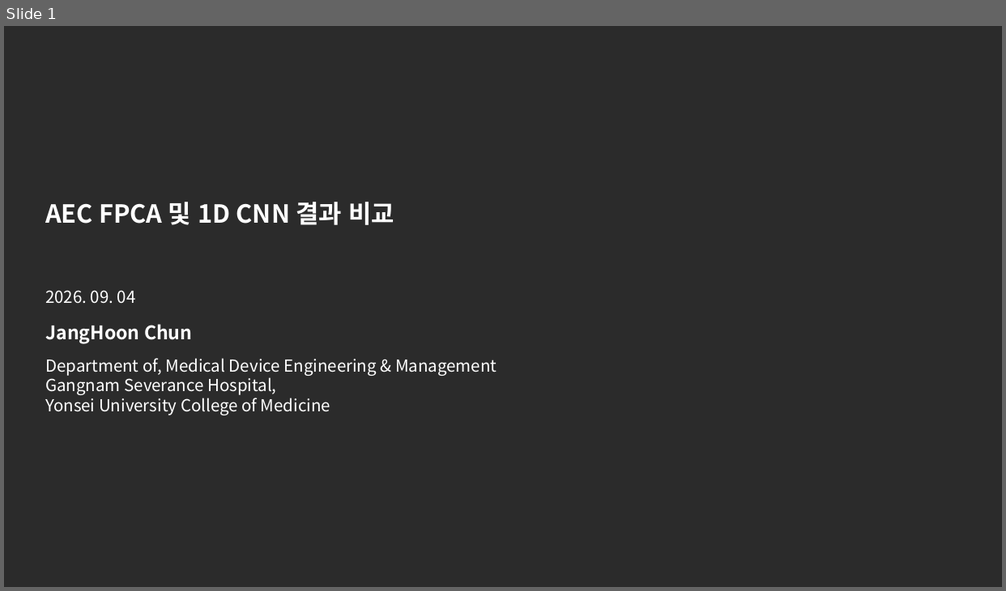
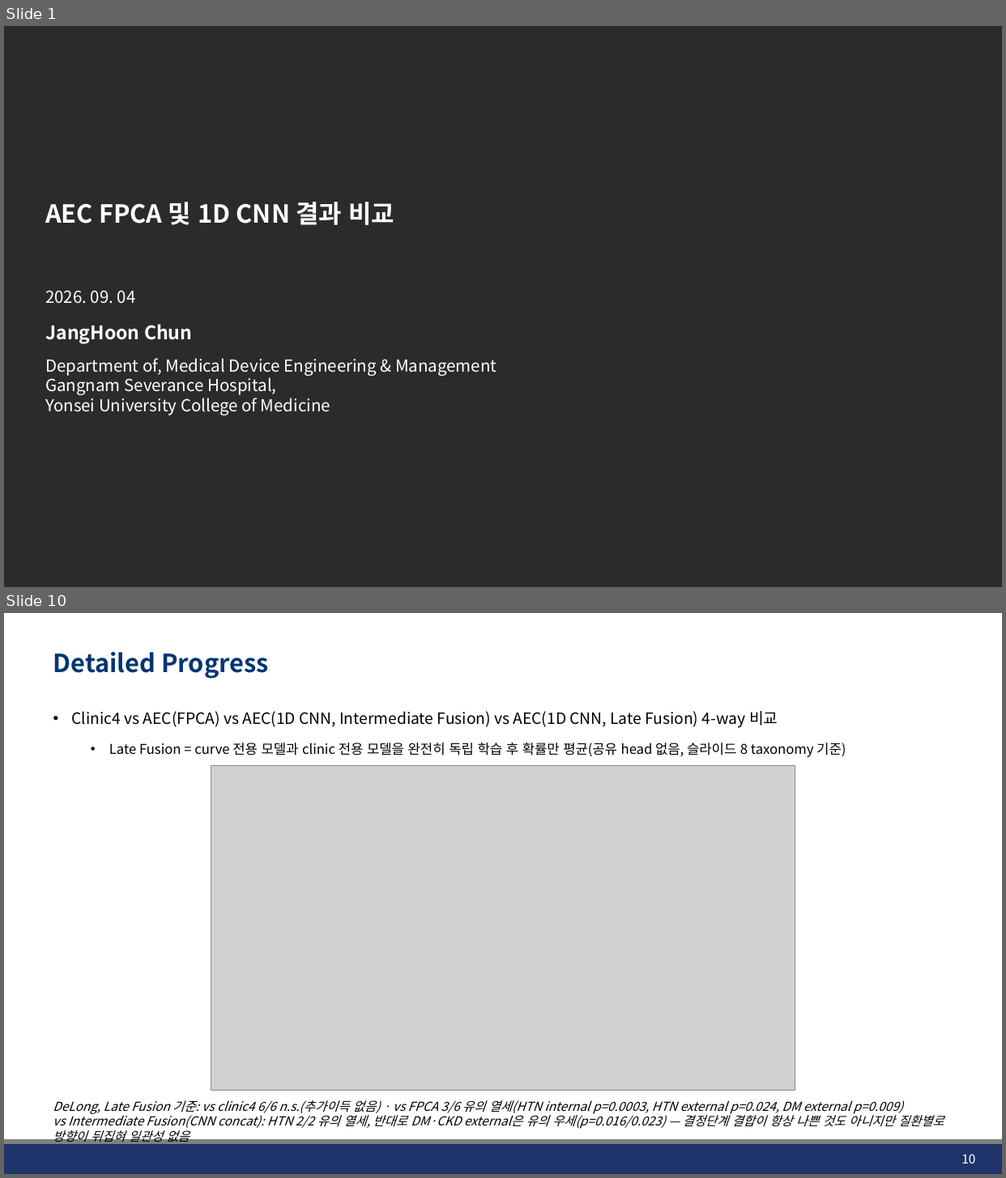
Before and after one commit to JHWannabe/Clinical_Study, a slide deck: docs/260904_AEC FPCA 및 1D CNN 결과 비교.pptx. Shown one above the other, each under a label of ours: slide 1 before the commit, slides 1 and 10 after it; the slides between them are not shown. The pictures are 1006x591 and 1006x1178 pixels, drawn with LibreOffice and Linux fonts; fonts in the diff are those of the drawing; grey boxes stand for pictures; background and template pictures are left out; a plain dark background stands for a picture behind light text. Boxes give left, top, right and bottom in pixels: in the first picture for what was removed or moved away, otherwise in the second. Text is boxed around its words. In the diff, an @@ line names an element or a change of style, - is before the commit and + after.

```diff
--- a/docs/260904_AEC FPCA 및 1D CNN 결과 비교.pptx
+++ b/docs/260904_AEC FPCA 및 1D CNN 결과 비교.pptx
@@ slide 10 added at (x1=4, y1=613, x2=1002, y2=1174), background #FFFFFF @@
@@ title added at (x1=53, y1=652, x2=269, y2=679), 24 pt, text #023670, bold @@
+Detailed Progress
@@ text added at (x1=72, y1=711, x2=846, y2=757), 15 pt, text #000000 @@
+• Clinic4 vs AEC(FPCA) vs AEC(1D CNN, Intermediate Fusion) vs AEC(1D CNN, Late Fusion) 4-way 비교
+  • Late Fusion = curve 전용 모델과 clinic 전용 모델을 완전히 독립 학습 후 확률만 평균(공유 head 없음, 슬라이드 8 taxonomy 기준)
@@ picture added at (x1=211, y1=766, x2=795, y2=1090) @@
@@ text added at (x1=53, y1=1101, x2=944, y2=1145), 12 pt, text #000000, italic @@
+DeLong, Late Fusion 기준: vs clinic4 6/6 n.s.(추가이득 없음) · vs FPCA 3/6 유의 열세(HTN internal p=0.0003, HTN external p=0.024, DM external p=0.009)
+vs Intermediate Fusion(CNN concat): HTN 2/2 유의 열세, 반대로 DM·CKD external은 유의 우세(p=0.016/0.023) — 결정단계 결합이 항상 나쁜 것도 아니지만 질환별로 방향이 뒤집혀 일관성 없음
@@ rectangle added at (x1=4, y1=1144, x2=1002, y2=1174), fill #1F346B @@
@@ line added from (4, 1142) to (1002, 1142), #808080 4.5 pt @@
@@ page number added at (x1=961, y1=1154, x2=975, y2=1164), 12 pt, text #FFFFFF @@
+10
```
Also in this commit, not shown: 4 slides changed, 5 other slides added, 3 slides removed, 26 other files.
